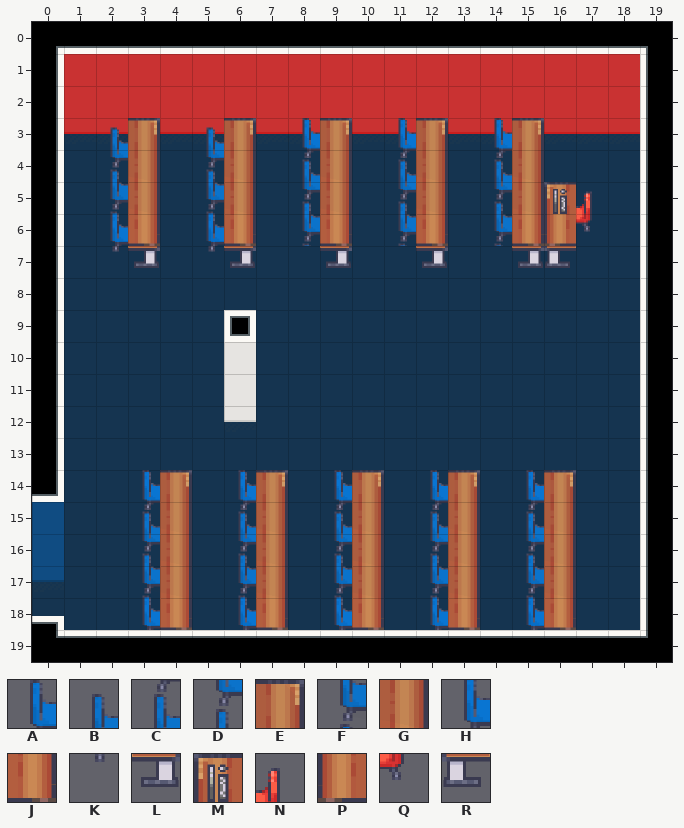
Two versions of a level (Tiled map, LCB_Map/data/maps/main_3_room2.tmx). This is how it looked before the edit.
Cells are 64x64 px. Shown: x 0..19, y 0..19.
Key: from "LCB_furnishing": A 150, B 168, C 169, D 188, E 189, F 207, G 208, H 226, J 227, K 245, L 246, M 265, N 302, P 303, Q 321, R 322.
_ is an empty cell.
Layers that did not change in this view are not listed.
Layer "Furnishing" before, first column x 0:
 0 ____________________
 1 ____________________
 2 ____________________
 3 __BE_BE_AE_AE_AE____
 4 __DG_DG_CG_CG_CG____
 5 __FG_FG_DG_DG_DGMN__
 6 __HJ_HJ_FJ_FJ_FJPQ__
 7 __KL_KL__L__L__LR___
 8 ____________________
 9 ____________________
10 ____________________
11 ____________________
12 ____________________
13 ____________________
14 ___AE_AE_AE_AE_AE___
15 ___CG_CG_CG_CG_CG___
16 ___DG_DG_DG_DG_DG___
17 ___FG_FG_FG_FG_FG___
18 ___HJ_HJ_HJ_HJ_HJ___
19 ____________________
Once edited:
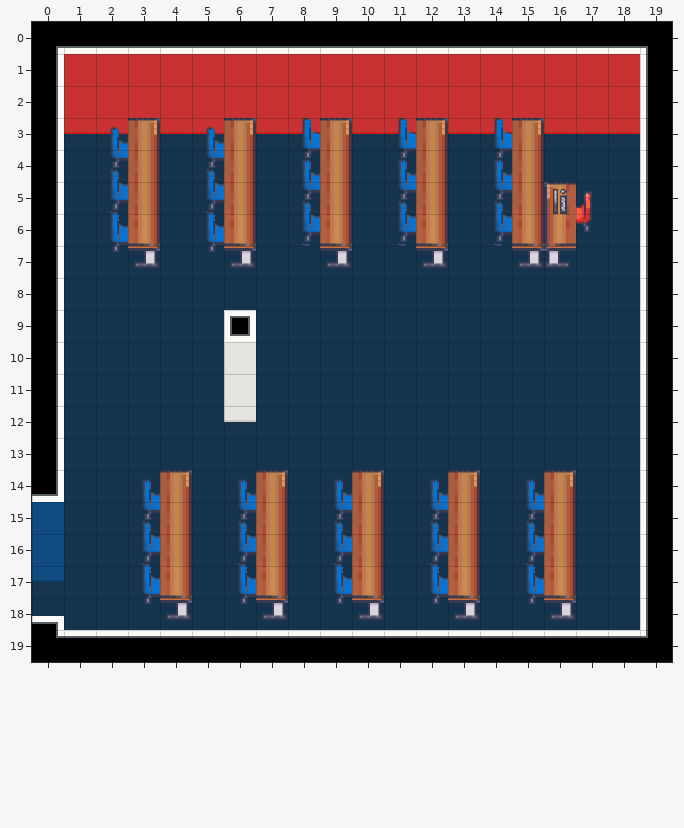
Difference:
Layer "Furnishing":
Tile A becomes tile B in row 14 at x 3, 6, 9, 12 and 15.
Tile C becomes tile D in row 15 at x 3, 6, 9, 12 and 15.
Tile D becomes tile F in row 16 at x 3, 6, 9, 12 and 15.
Tile F becomes tile H in row 17 at x 3, 6, 9, 12 and 15.
Tile G becomes tile J in row 17 at x 4, 7, 10, 13 and 16.
Tile H becomes tile K in row 18 at x 3, 6, 9, 12 and 15.
Tile J becomes tile L in row 18 at x 4, 7, 10, 13 and 16.
